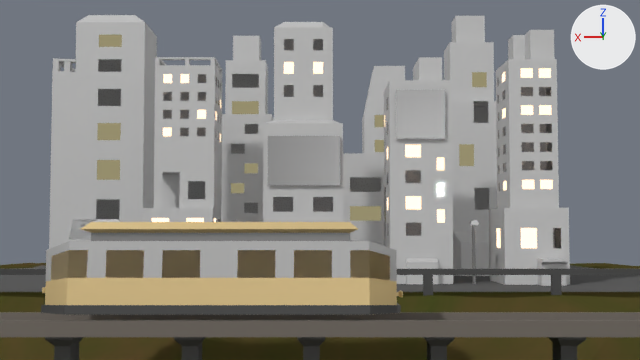
Two versions of the Blender file DAVT_Project_Scene.blend, one commit apart.
Camera for both pictures: the file's camera 'Camera'. The axes (+X, +Y, +Z) are drawn at upper right. The lights are the same throughout.

The first picture shows 'Building 1', 'Building 2', 'Building 3', 'Building 4', 'Building 5', 'Building 5_2', 'Building 6', 'Building 7', 'City_Floor', 'Fahrfläche', 'Halterung', 'Nature_Floor', 'Straßenbahn', 'Street_Light', 'Street_Light_Top.001'.
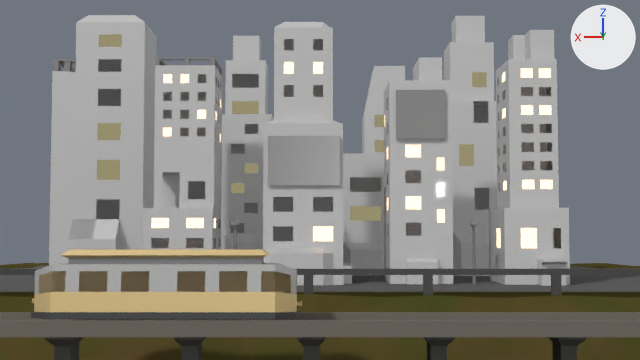
Boxes [x1, y1, x2, y2] around the edits, measured in the pictures (640 x 360 px):
'Straßenbahn', moved, rescaled (25% narrower, 24% shorter): before [41, 222, 403, 315]; after [31, 249, 302, 319]
'Halterung', surface changed: [396, 90, 446, 139] in both
'Street_Light_2', surface changed: [234, 225, 237, 249] in both
'Street_Light_Top', surface changed: [470, 220, 479, 227] in both
'Street_Light_Top.001', surface changed: [230, 220, 239, 227] in both

Diff of the bpy script that builds the scene:
```diff
--- a/DAVT_Project_Scene.blend.py
+++ b/DAVT_Project_Scene.blend.py
@@ mat_shiny_metal @@
 mat_shiny_metal.metallic = 0.772
-mat_shiny_metal.roughness = 0.353
+mat_shiny_metal.roughness = 0.479
 mat_shiny_metal.specular_ior_level = 0.65
@@ ob_straßenbahn @@
 ob_straßenbahn = bpy.data.objects.new('Straßenbahn', me_cube_024)
-ob_straßenbahn.location = (0.0, 7.81, 0.0)
+ob_straßenbahn.location = (1.37, 7.63, -0.35)
+ob_straßenbahn.scale = (0.754, 0.754, 0.754)
```
